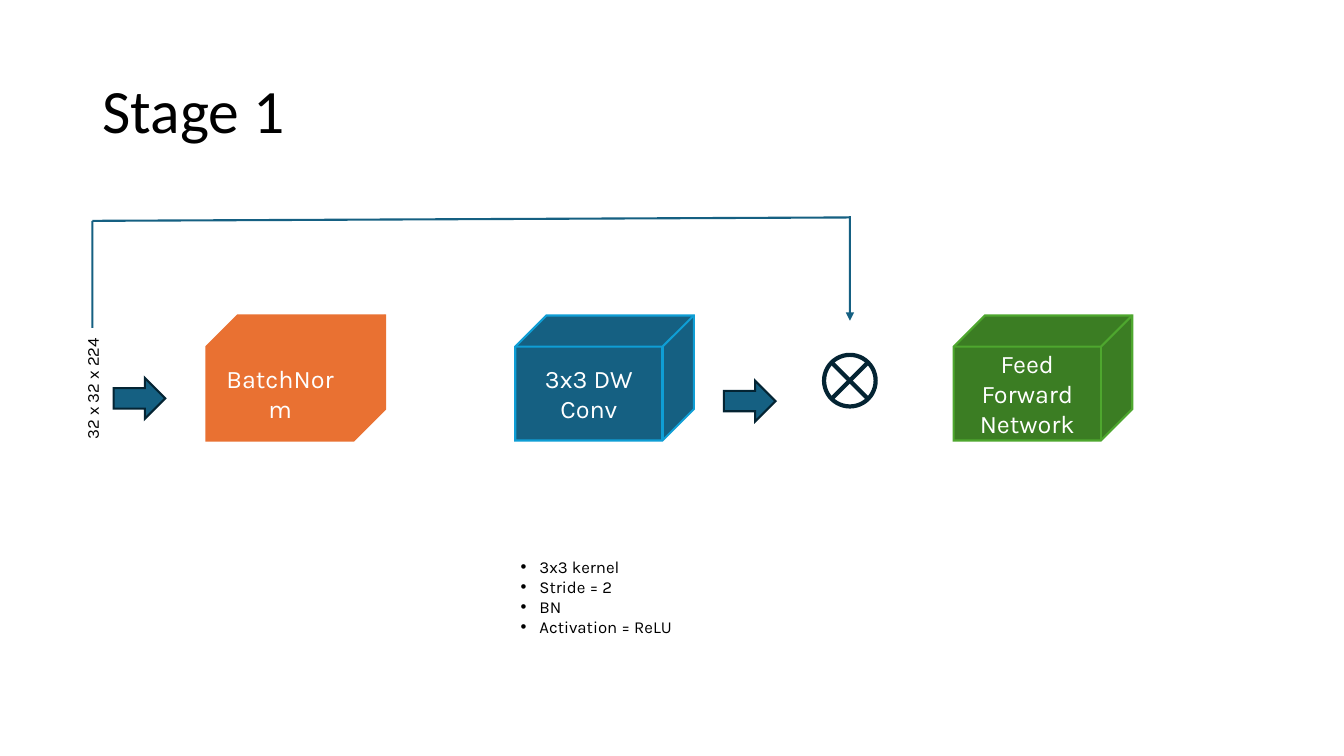
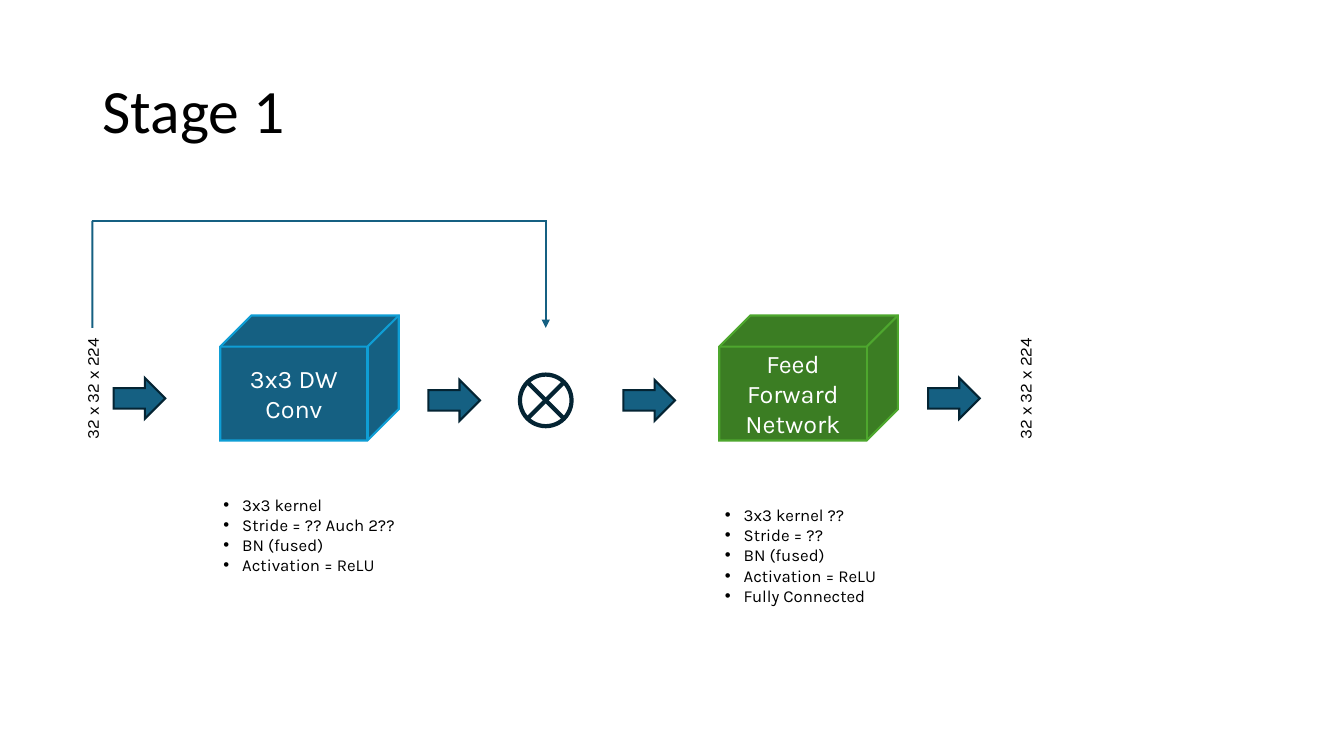
Before and after one commit to CGD16/PDF_Exchanger, a slide deck: slide 4 of SHVIT/PowerPoint/SHViT zerlegt.odp. Drawn at 1344x756 pixels with LibreOffice and Linux fonts; fonts in the diff are those of the drawing. Boxes give left, top, right and bottom in pixels: in the first picture for what was removed or moved away, otherwise in the second. Text is boxed around its words. In the diff, an @@ line names an element or a change of style, - is before the commit and + after.

```diff
--- a/SHVIT/PowerPoint/SHViT zerlegt.odp
+++ b/SHVIT/PowerPoint/SHViT zerlegt.odp
@@ line removed from (93, 221) to (850, 218) @@
@@ elbow arrow added from (93, 221) to (545, 328), #156082 1.5 pt @@
@@ arrow removed from (850, 216) to (850, 321) @@
@@ freeform shape removed at [207,316,385,441] @@
-BatchNorm
@@ freeform shape "3x3 DW Conv": place and size @@
-freeform shape "3x3 DW Conv" at [515,316,694,441]
+freeform shape "3x3 DW Conv" at [221,316,399,441]
@@ freeform shape "Feed Forward Network": place and size @@
-freeform shape "Feed Forward Network" at [954,316,1132,441]
+freeform shape "Feed Forward Network" at [720,316,898,441]
@@ text added at [1014,340,1036,438], 12 pt, text #000000 @@
+32 x 32 x 224
@@ freeform shape added at [429,380,480,420], fill #156082, outline #042433 1.5 pt @@
@@ freeform shape added at [520,375,572,426], outline #042433 3 pt @@
@@ freeform shape: place and size @@
-freeform shape at [724,381,775,421]
+freeform shape at [624,380,676,420]
@@ freeform shape: place and size @@
-freeform shape at [825,355,876,406]
+freeform shape at [929,378,980,418]
@@ freeform shape at [929,378,980,418]: fill none to #156082; outline #042433 3 pt to #042433 1.5 pt @@
@@ text "3x3 kernel": place and size @@
-text "3x3 kernel" at [539,561,672,633]
+text "3x3 kernel" at [242,499,394,572]
@@ text added at [744,509,876,606], 12 pt, text #000000 @@
+• 3x3 kernel ??
+• Stride = ??
+• BN (fused)
+• Activation = ReLU
+• Fully Connected
@@ text at [242,519,394,553]: text changed @@
-• Stride = 2
-• BN
+• Stride = ?? Auch 2??
+• BN (fused)
```
Also in this commit, not shown: 1 other file.
